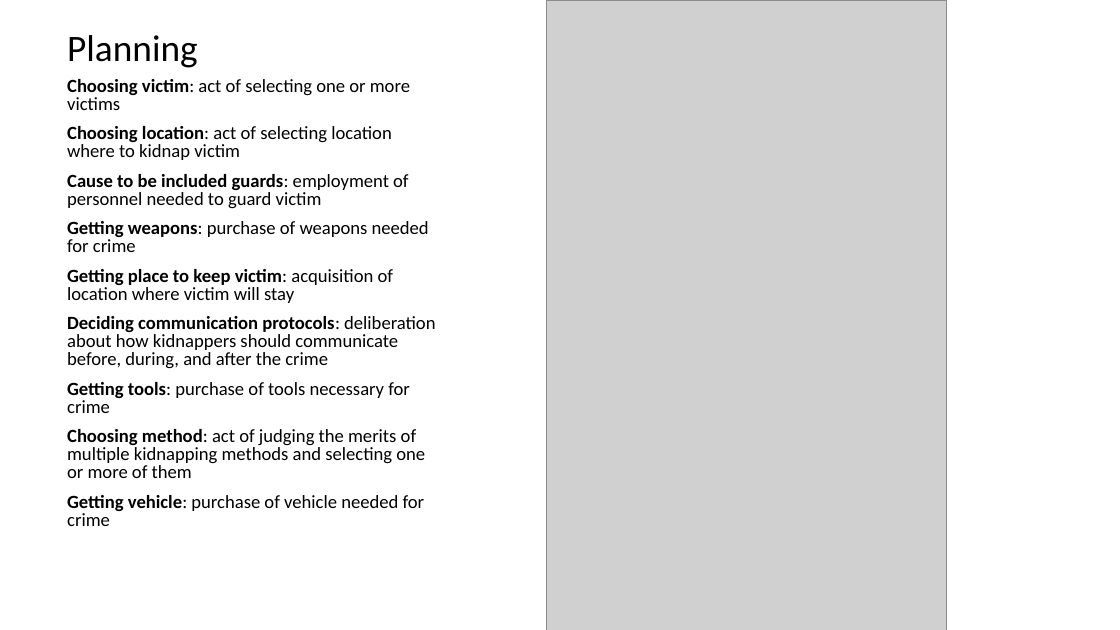
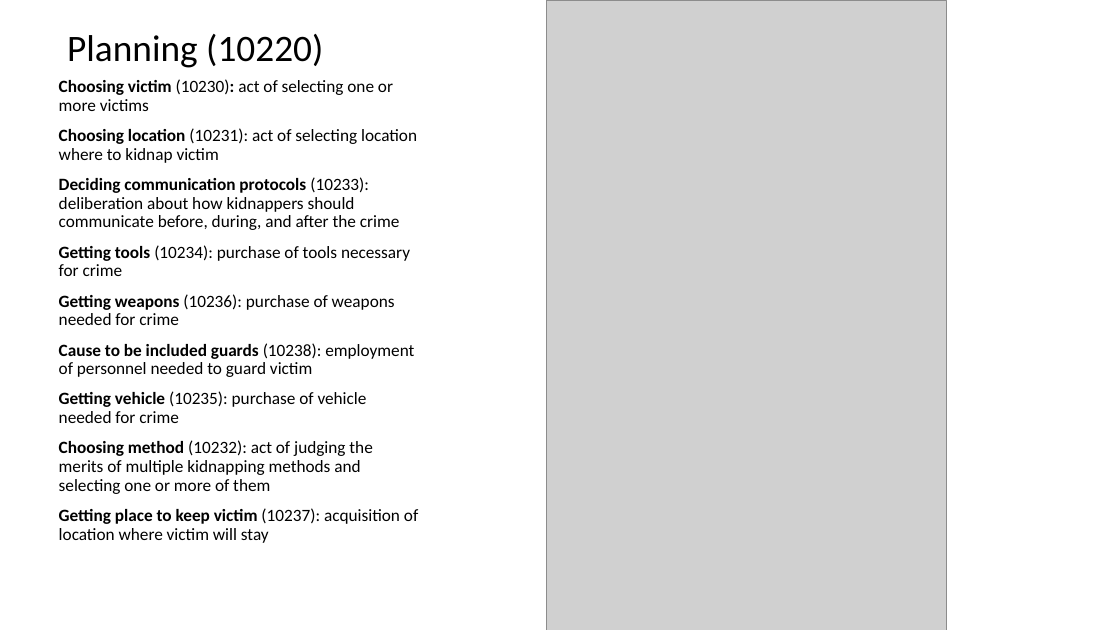
Before and after one commit to RESIN-KAIROS/schemalib, a slide deck: slide 4 of hrf/kidnapping.pptx. Drawn at 1120x630 pixels with LibreOffice and Linux fonts; fonts in the diff are those of the drawing; grey boxes stand for pictures. Boxes give left, top, right and bottom in pixels: in the first picture for what was removed or moved away, otherwise in the second. Text is boxed around its words. In the diff, an @@ line names an element or a change of style, - is before the commit and + after.

```diff
--- a/hrf/kidnapping.pptx
+++ b/hrf/kidnapping.pptx
@@ title at (x1=67, y1=34, x2=323, y2=68): text changed @@
-Planning
+Planning (10220)
@@ text at (x1=59, y1=79, x2=418, y2=543): text changed; size 16 to 14.8 pt @@
-Choosing victim: act of selecting one or more victims
-Choosing location: act of selecting location where to kidnap victim
-Cause to be included guards: employment of personnel needed to guard victim
-Getting weapons: purchase of weapons needed for crime
-Getting place to keep victim: acquisition of location where victim will stay
-Deciding communication protocols: deliberation about how kidnappers should communicate before, during, and after the crime
-Getting tools: purchase of tools necessary for crime
-Choosing method: act of judging the merits of multiple kidnapping methods and selecting one or more of them
-Getting vehicle: purchase of vehicle needed for crime
+Choosing victim (10230): act of selecting one or more victims
+Choosing location (10231): act of selecting location where to kidnap victim
+Deciding communication protocols (10233): deliberation about how kidnappers should communicate before, during, and after the crime
+Getting tools (10234): purchase of tools necessary for crime
+Getting weapons (10236): purchase of weapons needed for crime
+Cause to be included guards (10238): employment of personnel needed to guard victim
+Getting vehicle (10235): purchase of vehicle needed for crime
+Choosing method (10232): act of judging the merits of multiple kidnapping methods and selecting one or more of them
+Getting place to keep victim (10237): acquisition of location where victim will stay
```
Also in this commit, not shown: 6 other slides changed, 1 other file.
